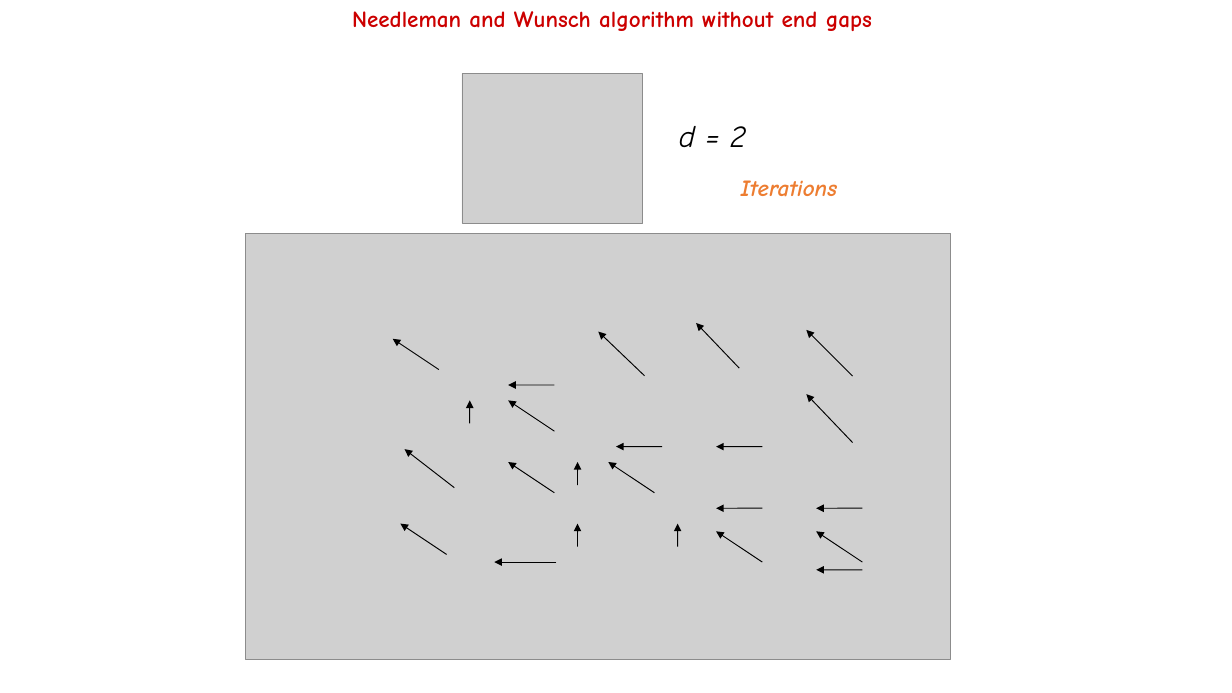
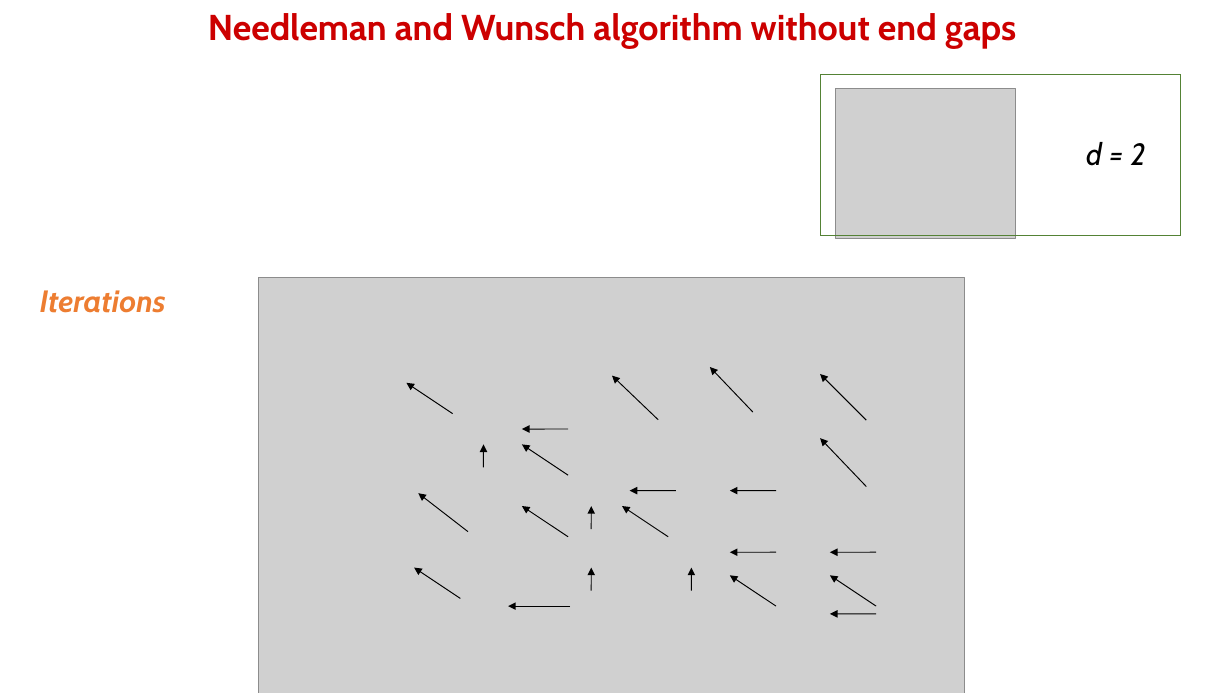
Before and after one commit to allegravia/programming-for-bioinformatics, a slide deck: slide 56 of slides/pairwise_alignment_needleman_wunsh.pptx. Drawn at 1232x693 pixels with LibreOffice and Linux fonts; fonts in the diff are those of the drawing; grey boxes stand for pictures. Boxes give left, top, right and bottom in pixels: in the first picture for what was removed or moved away, otherwise in the second. Text is boxed around its words. In the diff, an @@ line names an element or a change of style, - is before the commit and + after.

```diff
--- a/slides/pairwise_alignment_needleman_wunsh.pptx
+++ b/slides/pairwise_alignment_needleman_wunsh.pptx
@@ text "Needleman and Wunsch algorithm without ..." at [208, 13, 1017, 49]: size 18 to 28 pt, font Comic Neue to Cabin @@
@@ picture removed at [462, 74, 642, 224] @@
@@ rectangle added at [821, 75, 1181, 237], outline #548235 0.75 pt @@
@@ picture added at [836, 89, 1016, 238] @@
@@ text "d = 2": place and size @@
-text "d = 2" at [679, 126, 746, 147]
+text "d = 2" at [1086, 142, 1146, 166]
@@ text "d = 2" at [1086, 142, 1146, 166]: font Comic Neue to Cabin @@
@@ text "Iterations": place and size @@
-text "Iterations" at [741, 180, 838, 197]
+text "Iterations" at [40, 290, 166, 313]
@@ text "Iterations" at [40, 290, 166, 313]: size 18 to 24 pt, font Comic Neue to Cabin @@
@@ 23 arrows, 1 picture: place and size @@
-23 arrows, 1 picture at [245, 233, 950, 659]
+23 arrows, 1 picture at [259, 277, 964, 693]
```
Also in this commit, not shown: 7 other slides changed, 6 other files.
